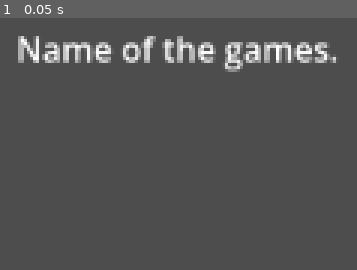
Above: before the commit, frame 1.
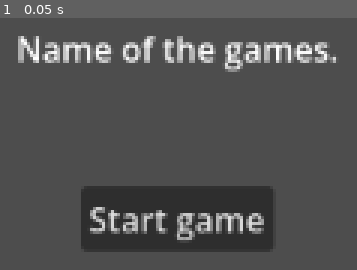
Above: after the commit, the same moment.

Repository: Parker-Vetter/snow-man-brawl
Game: Godot game, scene res://MainMenu.tscn
Two runs of this game, one before a commit and one after it. Both use one fixed random seed, a clock stepped at 60 frames per second and the inputs below. The project has no main scene, so this scene is started directly.
Inputs:
- Up to frame 1 (0.05 s): no input

The runs differ from the first frame. In frame 1, 13% of the frame differs, in the area x 22-77%, y 66-93%.

Commit message:
Made Play button and centred

Diff:
--- a/MainMenu.tscn
+++ b/MainMenu.tscn
@@ -37,3 +37,29 @@
 anchor_bottom = 1.0
 grow_horizontal = 2
 grow_vertical = 2
+
+[node name="MarginContainer" type="MarginContainer" parent="VBoxContainer2" unique_id=965223703]
+layout_mode = 2
+size_flags_vertical = 3
+size_flags_stretch_ratio = 1.59
+
+[node name="HBoxContainer" type="HBoxContainer" parent="VBoxContainer2" unique_id=791451334]
+layout_mode = 2
+
+[node name="MarginContainer" type="MarginContainer" parent="VBoxContainer2/HBoxContainer" unique_id=1699673809]
+layout_mode = 2
+size_flags_horizontal = 3
+size_flags_vertical = 3
+
+[node name="Button" type="Button" parent="VBoxContainer2/HBoxContainer" unique_id=375096444]
+layout_mode = 2
+text = "Start game"
+
+[node name="MarginContainer2" type="MarginContainer" parent="VBoxContainer2/HBoxContainer" unique_id=1142960741]
+layout_mode = 2
+size_flags_horizontal = 3
+size_flags_vertical = 3
+
+[node name="MarginContainer2" type="MarginContainer" parent="VBoxContainer2" unique_id=1113873521]
+layout_mode = 2
+size_flags_vertical = 3
